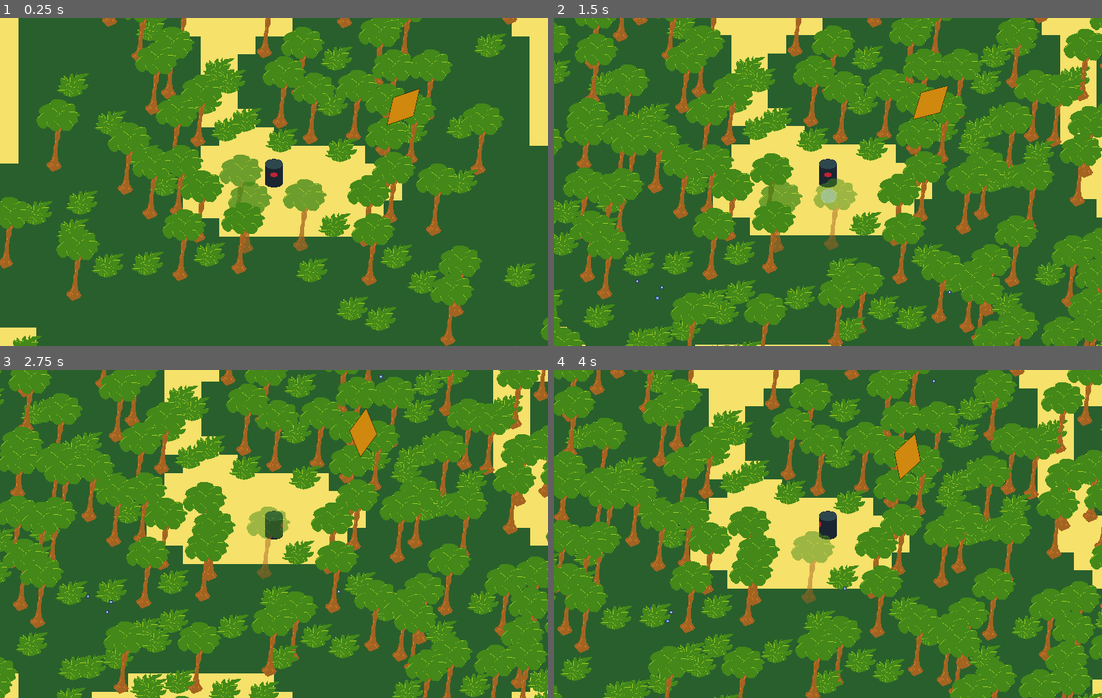
Above: before the commit, frames 1-4 (two rows, left to right).
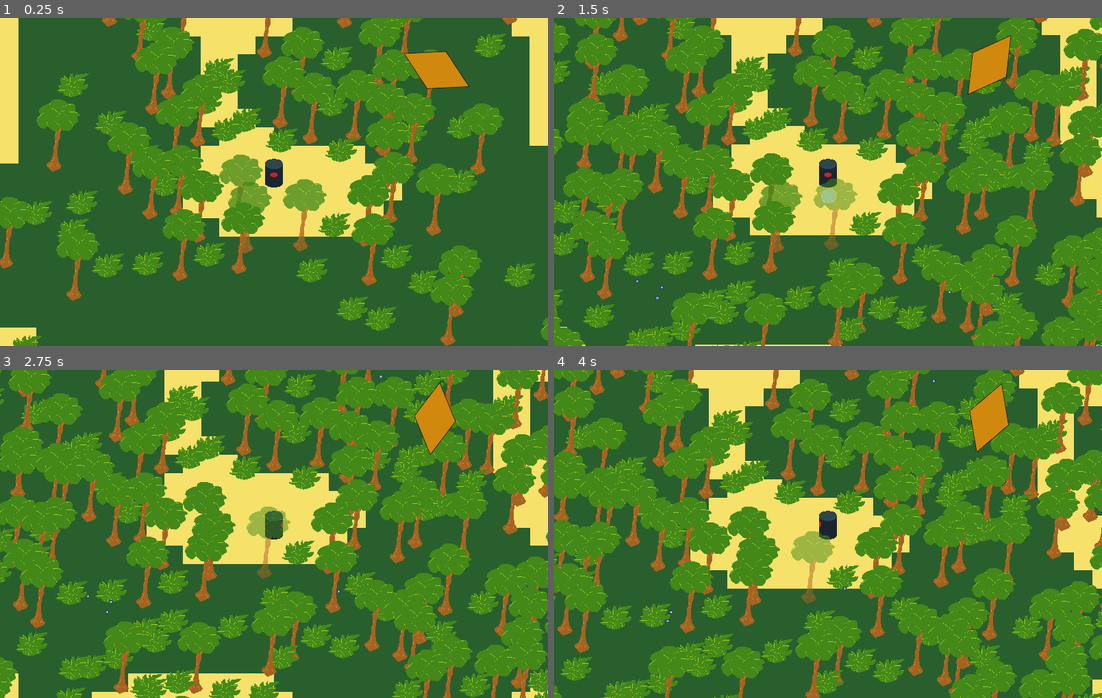
Above: after the commit, the same moments.

Repository: gamkedo-la/Jungle-Adventure
Game: Godot game, scene res://World.tscn
The game is run twice, just before and just after one commit, with the same random seed, the same clock (stepped at 60 frames per second) and the same inputs. The engine's default icon, where the game draws it, is replaced by a stand-in: a white triangle on a blue panel in a dark square.
Inputs (mouse positions are in pixels of both pictures, inside the frame that each line leads up to):
- Up to frame 1 (0.25 s): no input
- Up to frame 2 (1.5 s): move the mouse to (948, 165) at 0.52 s; hold Right (ui_right) 0.53-1.28 s; tap C (action) at 0.6, 1.35 s; move the mouse to (718, 198) at 1.27 s; hold Down (ui_down) from 1.28 s (still down)
- Up to frame 3 (2.75 s): move the mouse to (328, 461) at 2.02 s; release Down (ui_down) at 2.03 s; hold Right (ui_right) from 2.03 s (still down); tap C (action) at 2.1 s
- Up to frame 4 (4 s): move the mouse to (800, 599) at 2.77 s; release Right (ui_right) at 2.78 s; hold Up (ui_up) 2.78-3.53 s; tap C (action) at 2.85, 3.6 s; move the mouse to (992, 583) at 3.52 s; hold Left (ui_left) from 3.53 s (still down)

The runs differ from the first frame. In frame 1, 1.3% of the frame differs, in the area x 70-86%, y 10-33%; in frame 2, 1.3%, in the area x 65-84%, y 5-32%; in frame 3, 1.3%; in frame 4, 1.3%.

Commit message:
Hooked new landmark location into compas SetNorthPosition

Diff:
--- a/RoomGeneration.gd
+++ b/RoomGeneration.gd
@@ -25,6 +25,7 @@
 
 onready var branch_for_members = $BranchForMembers
 onready var branch_for_rooms = $BranchForRooms
+onready var compass = $CanvasLayer/Compass
 
 func _ready():
 	_rng.randomize()
@@ -93,6 +94,9 @@
 		_current_landmark = _landmark_location
 		if _landmark_index >= _landmarks.get_child_count():
 			_landmark_index = 0
+		var compass_x = x * ROOM_WIDTH_PX + ROOM_WIDTH_PX/2
+		var compass_y = y * ROOM_HEIGHT_PX + ROOM_HEIGHT_PX/2
+		compass.SetNorthPosition(Vector2(compass_x, compass_y))
 	else:
 		_place_landmark()
 
--- a/World.tscn
+++ b/World.tscn
@@ -328,10 +328,12 @@
 [node name="Player" parent="RoomGenerator/BranchForMembers" instance=ExtResource( 3 )]
 position = Vector2( 576, 384 )
 
-[node name="Compass" parent="." instance=ExtResource( 7 )]
-margin_left = 1075.11
+[node name="CanvasLayer" type="CanvasLayer" parent="RoomGenerator"]
+
+[node name="Compass" parent="RoomGenerator/CanvasLayer" instance=ExtResource( 7 )]
+margin_left = -204.89
 margin_top = 8.86011
-margin_right = 1129.11
+margin_right = -150.89
 margin_bottom = 56.8601
 
 [editable path="RoomGenerator/BranchForRooms/StartingRoom"]
